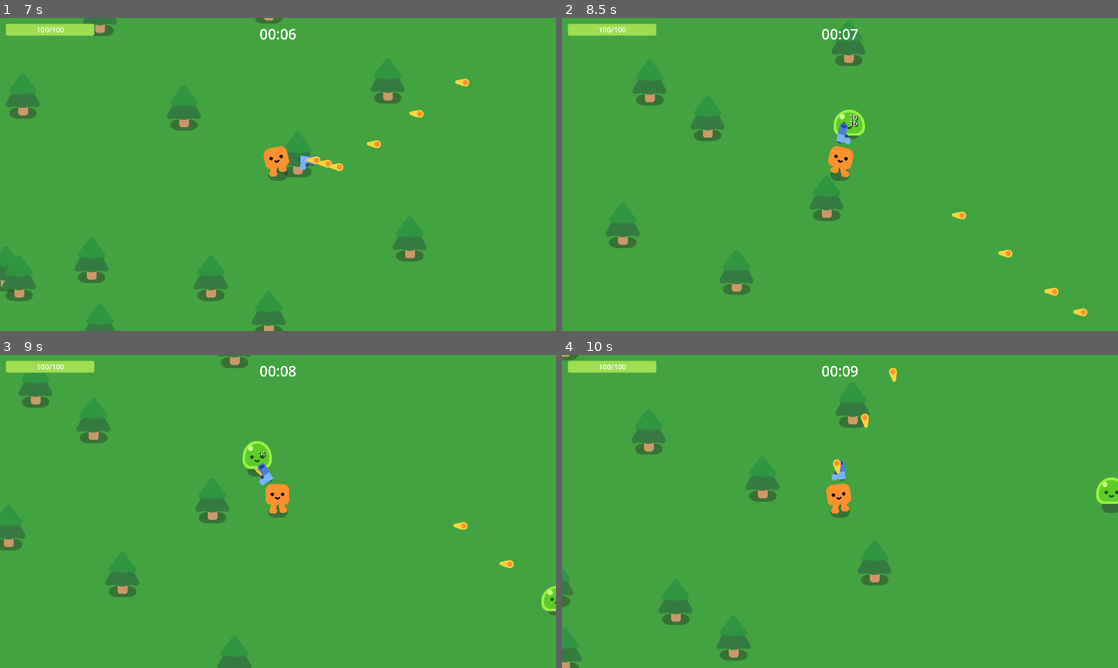
Above: before the commit, frames 1-4 (two rows, left to right).
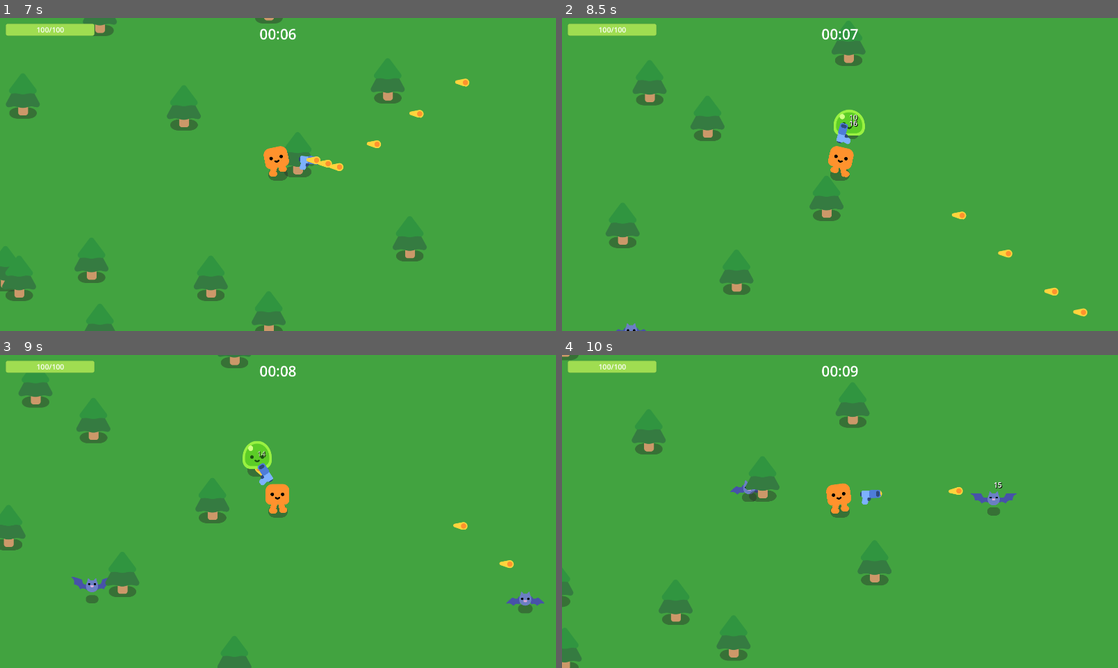
Above: after the commit, the same moments.

Repository: Gatreh/vampire-survivors-clone
Game: Godot game, scene res://MainMenu.tscn
Same seed, same stepped clock (60 frames per second), same inputs: the game is played once before the commit and once after it.
Inputs:
- Up to frame 1 (7 s): click "Start Game" at 0.5 s; tap Enter at 1.25 s; hold D (move_right) 1.28-2.03 s; hold S (move_down) 2.03-2.78 s; hold D (move_right) 2.78-3.53 s; hold W (move_up) 3.53-4.28 s; hold A (move_left) 4.28-5.78 s; hold S (move_down) 5.78-6.53 s; hold D (move_right) from 6.53 s (still down)
- Up to frame 2 (8.5 s): release D (move_right) at 7.28 s; hold W (move_up) 7.28-8.03 s; hold D (move_right) from 8.03 s (still down)
- Up to frame 3 (9 s): release D (move_right) at 8.78 s; hold S (move_down) from 8.78 s (still down)
- Up to frame 4 (10 s): release S (move_down) at 9.53 s; hold A (move_left) from 9.53 s (still down)

Frame 1 is identical in both runs. In frame 2, less than 0.1% of the frame differs, in the area x 9-16%, y 97-100%; in frame 3, 0.6%; in frame 4, 1.2%, in the area x 30-100%, y 4-52%.
Error before the commit: Invalid access to property or key 'MOVE_TYPE' on a base object of type 'Dictionary'. (res://Mob_Behavior.gd:42)

Commit message:
Basically finished circle spawners except a spiral pattern later. set up some more time based spawners and made an example of spawning over time.

Diff:
--- a/Bat_Mob.gd
+++ b/Bat_Mob.gd
@@ -3,8 +3,9 @@
 func SetStats():
 	DEFAULT_STATS = {
 		"HEALTH" : 60,
-		"SPEED": 600,
 		"DAMAGE": 2,
 		"RANGE": 0,
+		"SPEED": 600,
+		"MOVE_TYPE": DIRECTION.PLAYER,
 		"LIFETIME": 0.00 # in seconds
 	}
--- a/Game.gd
+++ b/Game.gd
@@ -2,8 +2,9 @@
 
 @onready var death_scene = load("res://Restart.tscn")
 
-enum mobs {SLIME, BAT}
+enum DIRECTION {PLAYER, MIDDLE, HOVER, UP, RIGHT, DOWN, LEFT}
 
+var time = 0
 var timeSeconds = 0
 var timeMinutes = 0
 
@@ -32,8 +33,19 @@
 #region Mob spawning handling
 # Spawntimer will use times from time(m, s) or conditions to summon mobs.
 # Below are some examples
+#func CircleFullSpawner(mobType:int, newStats, amount:int, delay:float,
+#						startDeg:float, endDeg:float, separate:bool, fill:bool):
 func _on_SpawnTimer():
-	Random(SLIME)
+	if BetweenTime(0,0, 0,45):
+		Random(1, 0.0)
+	if BetweenTime(0,45, 1,30):
+		Random(2, 0.5)
+	if AfterTime(1, 30):
+		Random(3, 0.33)
+	if AtTime(1, 0):
+		var stats = [["SPEED", 500], ["MOVE_TYPE", DIRECTION.MIDDLE], ["LIFETIME", 5.0]]
+		Circle(SLIME, 10, stats, 0.00)
+		Circle(BAT, 9, stats, 0.00)
 
 #region Patterns
 
@@ -45,6 +57,7 @@
 	if timeSeconds == 60:
 		timeSeconds = 0
 		timeMinutes += 1
+	time += 1
 	updateTimer()
 
 func updateTimer():
@@ -54,19 +67,10 @@
 
 # Time calculator helpers
 func AtTime(minutes, seconds) -> bool:
-	return (timeMinutes == minutes && timeSeconds == seconds)
-
-func BeforeTime(minutes, seconds) -> bool:
-	if timeMinutes > 0:
-		if timeMinutes == minutes:
-			return (timeSeconds <= seconds)
-		return (timeMinutes <= minutes)
-	return (timeSeconds <= seconds)
+	return (minutes * 60 + seconds) == time
 
 func BetweenTime(startMinutes, startSeconds, endMinutes, endSeconds) -> bool:
-	return ((timeMinutes > startMinutes && timeMinutes < endMinutes) || ( # If the time is betwen start and end  minutes
-			startMinutes != endMinutes && ( # Check times on same start or end minute of the expression
-				(timeMinutes == startMinutes && timeSeconds >= startSeconds) ||
-				(timeMinutes == endMinutes && timeSeconds <= endSeconds))) ||
-			startMinutes == endMinutes && ( # Check time when it's the sane start and end minute
-				timeSeconds >= startSeconds && timeSeconds <= endSeconds ))
+	return (startMinutes * 60 + startSeconds) <= time && time <= endMinutes * 60 + endSeconds
+
+func AfterTime(startMinutes, startSeconds):
+	return (startMinutes * 60 + startSeconds) <= time
--- a/Slime_Mob.gd
+++ b/Slime_Mob.gd
@@ -3,8 +3,9 @@
 func SetStats():
 	DEFAULT_STATS = {
 		"HEALTH" : 130,
-		"SPEED": 300,
 		"DAMAGE": 5,
 		"RANGE": 0,
+		"SPEED": 300,
+		"MOVE_TYPE": DIRECTION.PLAYER,
 		"LIFETIME": 0.00 # in seconds
 	}
--- a/SpawningPatterns.gd
+++ b/SpawningPatterns.gd
@@ -21,14 +21,13 @@
 		spawn.STATS[stat[0]] = stat[1]
 
 #region Random spawning pattern
-func Random(mobType): RandomFullSpawner(mobType, null, 1, 0.00)
-func RandomWithStat(mobType, newStats): RandomFullSpawner(mobType, newStats, 1, 0.00)
-func RandomMultiple(mobType, amount): RandomFullSpawner(mobType, null, amount, 0.00)
-func RandomWithStatMultiple(mobType, amount, newStats): RandomFullSpawner(mobType, newStats, amount, 0.00)
-func RandomDelayed(mobType, amount, delay): RandomFullSpawner(mobType, null, amount, delay)
-func RandomWithStatDelayed(mobType, newStats, amount, delay): RandomFullSpawner(mobType, newStats, amount, delay)
+func Random(amount, delay):
+	for x in amount:
+		RandomFullSpawner(randi_range(0, ENEMY.size() -1), null, 1, 0.00)
+		if delay > 0.00:
+			await get_tree().create_timer(delay).timeout
 
-func RandomFullSpawner(mobType, newStats, amount, delay):
+func RandomFullSpawner(mobType: int, newStats, amount: int, delay: float):
 	for x in amount:
 		var spawn = ENEMY[mobType].instantiate()
 		spawn.mobName = ENEMY_NAME[mobType]
@@ -43,41 +42,145 @@
 
 #CircleFullSpawner(MobType, null, 0, 0.00, 0, 360, true, false)
 #region Circle sparning pattern
-func Circle(mobType, amount): CircleFullSpawner(mobType, null, amount, 0.00, 0, 360, true, false)
-func CircleLeft(mobType, amount): CircleFullSpawner(mobType, null, amount, 0.00, 180, 360, true, false)
-func CircleLeftFill(mobType): CircleFullSpawner(mobType, null, 0, 0.00, 180, 360, false, true)
+func Circle(mobType, amount, newStat, delay):
+	CircleFullSpawner(mobType, newStat, amount, delay, 0, 360, true, false)
 
-func CircleRight(mobType, amount): CircleFullSpawner(mobType, null, amount, 0.00, 0, 180, true, false)
-func CircleRightFill(mobType): CircleFullSpawner(mobType, null, 0, 0.00, 0, 180, false, true)
+func CircleFill(mobType, newStat, delay):
+	CircleFullSpawner(mobType, newStat, 0, delay, 0, 360, false, true)
 
-func CircleTop(mobType, amount): CircleFullSpawner(mobType, null, amount, 0.00, 270, 90, true, false)
-func CircleFillTop(mobType): CircleFullSpawner(mobType, null, 0, 0.00, 270, 90, false, true)
+func CircleDefine(mobType, amount, mobStat, delay, startDeg, endDeg):
+	CircleFullSpawner(mobType, mobStat, amount, delay, startDeg, endDeg, true, false)
 
-func CircleBottom(mobType, amount): CircleFullSpawner(mobType, null, amount, 0.00, 90, 270, true, false)
-func CircleFillBottom(mobType): CircleFullSpawner(mobType, null, 0, 0.00, 90, 270, false, true)
+func CircleFillDefine(mobType, mobStat, delay, startDeg, endDeg):
+	CircleFullSpawner(mobType, mobStat, 0, delay, startDeg, endDeg, false, true)
 
-func CircleCorners(mobType, amount):
-	if amount < 4: amount = 4
-	CircleFullSpawner(mobType, null, amount / 4, 0.00, 22.5, 67.5, true, false) # top-rght
-	CircleFullSpawner(mobType, null, amount / 4, 0.00, 112.5, 157.5, true, false) # bottom-right
-	CircleFullSpawner(mobType, null, amount / 4, 0.00, 202.5, 247.5, true, false) # bottom-left
-	CircleFullSpawner(mobType, null, amount / 4, 0.00, 292.5, 337.5, true, false) # top-left
+func CircleDefineHole(mobType, mobStat, delay, startHole, endHole):
+	CircleFullSpawner(mobType, mobStat, 0, delay, endHole, startHole, false, true)
 
-func CircleDirections(mobType, amount):
-	if amount < 4: amount = 4
-	CircleFullSpawner(mobType, null, amount / 4, 0.00, 337.5, 22.5, true, false) # top
-	CircleFullSpawner(mobType, null, amount / 4, 0.00, 67.5, 112.5, true, false) # right
-	CircleFullSpawner(mobType, null, amount / 4, 0.00, 157.5, 202.5, true, false) # bottom
-	CircleFullSpawner(mobType, null, amount / 4, 0.00, 247.5, 292.5, true, false) # left
+#region 180 degree definitions
+func CircleLeft(mobType, amount, newStat, delay):
+	CircleFullSpawner(mobType, newStat, amount, delay, 180, 360, true, false)
 
+func CircleLeftFill(mobType, newStat, delay):
+	CircleFullSpawner(mobType, newStat, 0, delay, 180, 360, false, true)
+
+func CircleRight(mobType, amount, newStat, delay):
+	CircleFullSpawner(mobType, newStat, amount, delay, 0, 180, true, false)
+
+func CircleRightFill(mobType, amount, newStat, delay):
+	CircleFullSpawner(mobType, newStat, 0, delay, 0, 180, false, true)
+
+func CircleTop(mobType, amount, newStat, delay):
+	CircleFullSpawner(mobType, newStat, amount, delay, 270, 90, true, false)
+
+func CircleFillTop(mobType, amount, newStat, delay):
+	CircleFullSpawner(mobType, newStat, 0, delay, 270, 90, false, true)
+
+func CircleBottom(mobType, amount, newStat, delay):
+	CircleFullSpawner(mobType, newStat, amount, delay, 90, 270, true, false)
+
+func CircleFillBottom(mobType, amount, newStat, delay):
+	CircleFullSpawner(mobType, newStat, 0, delay, 90, 270, false, true)
+
+func CircleTopRight(mobType, amount, newStat, delay):
+	CircleFullSpawner(mobType, newStat, amount, delay, 315, 135, true, false)
+
+func CircleFillTopRight(mobType, amount, newStat, delay):
+	CircleFullSpawner(mobType, newStat, amount, delay, 315, 135, false, true)
+
+func CircleTopLeft(mobType, amount, newStat, delay):
+	CircleFullSpawner(mobType, newStat, amount, delay, 225, 45, true, false)
+
+func CircleFillTopLeft(mobType, amount, newStat, delay):
+	CircleFullSpawner(mobType, newStat, amount, delay, 225, 45, false, true)
+
+func CircleBottomRight(mobType, amount, newStat, delay):
+	CircleFullSpawner(mobType, newStat, amount, delay, 45, 225, true, false)
+
+func CircleFillBottomRight(mobType, amount, newStat, delay):
+	CircleFullSpawner(mobType, newStat, amount, delay, 45, 225, false, true)
+
+func CircleBottomLeft(mobType, amount, newStat, delay):
+	CircleFullSpawner(mobType, newStat, amount, delay, 135, 315, true, false)
+
+func CircleFillBottomLeft(mobType, amount, newStat, delay):
+	CircleFullSpawner(mobType, newStat, amount, delay, 135, 315, false, true)
+#endregion
+
+#region 90 degree definitions or "corners"
+func CircleTopCorner(mobType, amount, newStat, delay):
+	CircleFullSpawner(mobType, newStat, amount, delay, 315, 45, true, false)
+
+func CircleFillTopCorner(mobType, newStat, delay):
+	CircleFullSpawner(mobType, newStat, 0, delay, 315, 45, false, true)
+
+func CircleTopRightCorner(mobType, amount, newStat, delay):
+	CircleFullSpawner(mobType, newStat, amount, delay, 0, 90, true, false)
+
+func CircleFillTopRightCorner(mobType, newStat, delay):
+	CircleFullSpawner(mobType, newStat, 0, delay, 0, 90, false, true)
+
+func CircleRightCorner(mobType, amount, newStat, delay):
+	CircleFullSpawner(mobType, newStat, amount, delay, 45, 135, true, false)
+
+func CircleFillRightCorner(mobType, newStat, delay):
+	CircleFullSpawner(mobType, newStat, 0, delay, 45, 135, false, true)
+
+func CircleBottomRightCorner(mobType, amount, newStat, delay):
+	CircleFullSpawner(mobType, newStat, amount, delay, 90, 180, true, false)
+
+func CircleFillBottomRightCorner(mobType, newStat, delay):
+	CircleFullSpawner(mobType, newStat, 0, delay, 90, 180, false, true)
+
+func CircleBottomCorner(mobType, amount, newStat, delay):
+	CircleFullSpawner(mobType, newStat, amount, delay, 135, 225, true, false)
+
+func CircleFillBottomCorner(mobType, newStat, delay):
+	CircleFullSpawner(mobType, newStat, 0, delay, 135, 225, false, true)
+
+func CircleBottomLeftCorner(mobType, amount, newStat, delay):
+	CircleFullSpawner(mobType, newStat, amount, delay, 180, 270, true, false)
+
+func CircleFillBottomLeftCorner(mobType, newStat, delay):
+	CircleFullSpawner(mobType, newStat, 0, delay, 180, 270, false, true)
+
+func CircleLeftCorner(mobType, amount, newStat, delay):
+	CircleFullSpawner(mobType, newStat, amount, delay, 225, 315, true, false)
+
+func CircleFillLeftCorner(mobType, newStat, delay):
+	CircleFullSpawner(mobType, newStat, 0, delay, 225, 315, false, true)
+
+func CircleTopLeftCorner(mobType, amount, newStat, delay):
+	CircleFullSpawner(mobType, newStat, amount, delay, 270, 360, true, false)
+
+func CircleFillTopLeftCorner(mobType, newStat, delay):
+	CircleFullSpawner(mobType, newStat, 0, delay, 270, 360, false, true)
+#endregion
+
+#region Extra helpers
+func CircleCorners(mobType, amount, newStat, delay):
+	CircleTopRightCorner(mobType, amount, newStat, delay)
+	CircleTopLeftCorner(mobType, amount, newStat, delay)
+	CircleBottomRightCorner(mobType, amount, newStat, delay)
+	CircleBottomLeftCorner(mobType, amount, newStat, delay)
+
+func CircleDirections(mobType, amount, newStat, delay):
+	CircleTop(mobType, amount, newStat, delay)
+	CircleRight(mobType, amount, newStat, delay)
+	CircleBottom(mobType, amount, newStat, delay)
+	CircleLeft(mobType, amount, newStat, delay)
+
+#TODO spawn in a spiral, can already be done but this would help with that.
+#func CircleSpiral(mobType, amount, delay, startDeg, endDeg, turns): pass
+#endregion
 func CircleFullSpawner(mobType:int, newStats, amount:int, delay:float,
 						startDeg:float, endDeg:float, separate:bool, fill:bool):
 	if startDeg < endDeg:	distance = (endDeg - startDeg) / 360.0
 	if startDeg > endDeg:	distance = (360 - (startDeg - endDeg)) / 360.0
 
 	if fill:	amount = distance / step # Places as many enemies as will fit in the area specified
-	if separate:	step = distance / (amount - 1.0)
-	%SmallCircleFollow.progress_ratio = startDeg / 360.0
+	if separate: step = distance / (amount + 1)
+	%SmallCircleFollow.progress_ratio = (startDeg / 360.0) + step
 	for x in amount:
 		var spawn = ENEMY[mobType].instantiate()
 		spawn.mobName = ENEMY_NAME[mobType]
